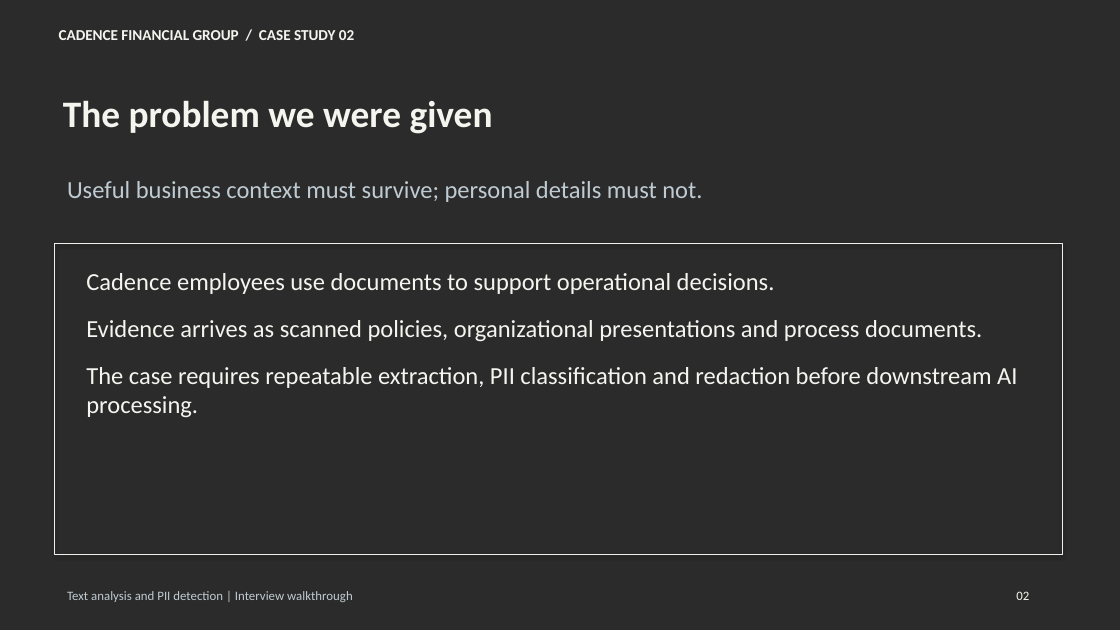
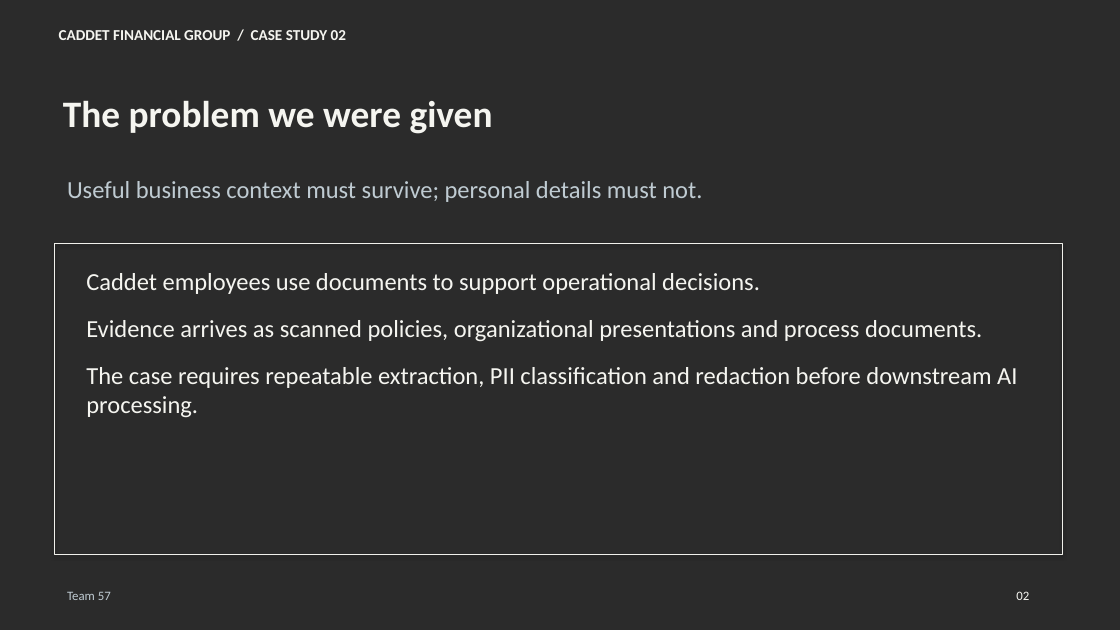
Before and after one commit to architnigam/Cadence_Detection, a slide deck: slide 2 of presentation/Cadence_Interview_Presentation.pptx. Drawn at 1120x630 pixels with LibreOffice and Linux fonts; fonts in the diff are those of the drawing; background and template pictures are left out; a plain dark background stands for a picture behind light text. Boxes give left, top, right and bottom in pixels: in the first picture for what was removed or moved away, otherwise in the second. Text is boxed around its words. In the diff, an @@ line names an element or a change of style, - is before the commit and + after.

```diff
--- a/presentation/Cadence_Interview_Presentation.pptx
+++ b/presentation/Cadence_Interview_Presentation.pptx
@@ text at (x1=59, y1=30, x2=346, y2=40): text changed @@
-CADENCE FINANCIAL GROUP / CASE STUDY 02
+CADDET FINANCIAL GROUP / CASE STUDY 02
@@ text at (x1=86, y1=273, x2=760, y2=294): text changed @@
-Cadence employees use documents to support operational decisions.
+Caddet employees use documents to support operational decisions.
@@ text at (x1=67, y1=592, x2=111, y2=600): text changed @@
-Text analysis and PII detection | Interview walkthrough
+Team 57
```
Also in this commit, not shown: 23 other slides changed, 6 slides added, 6 other files.
